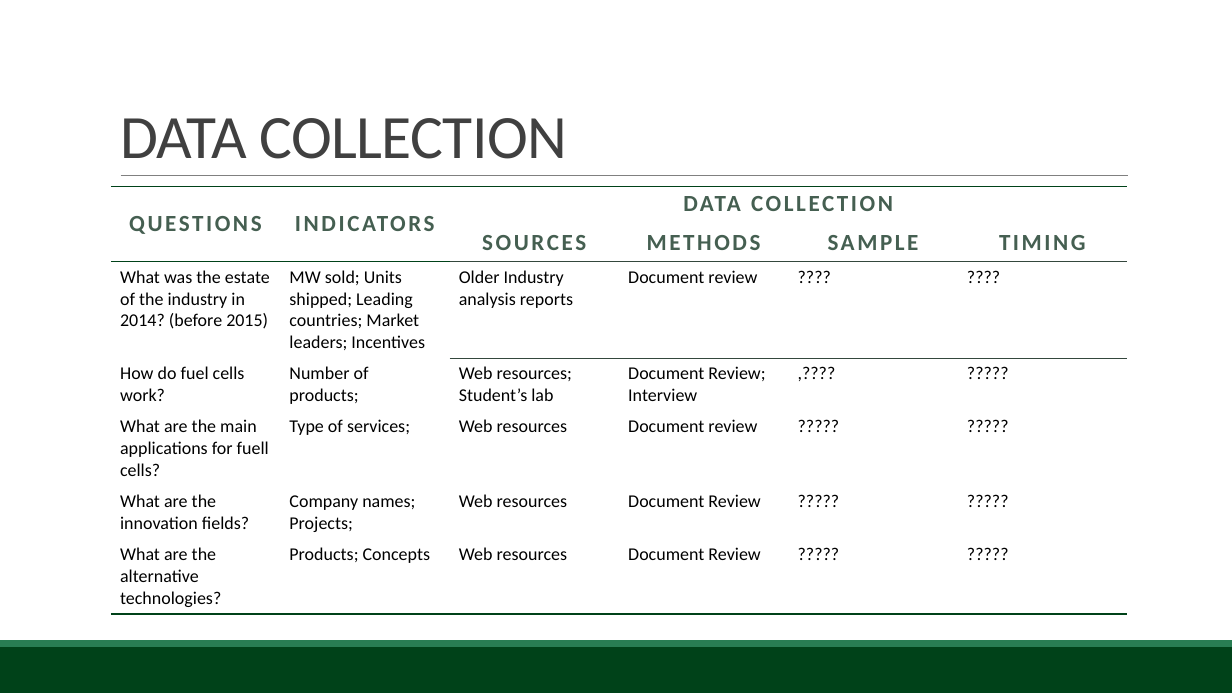
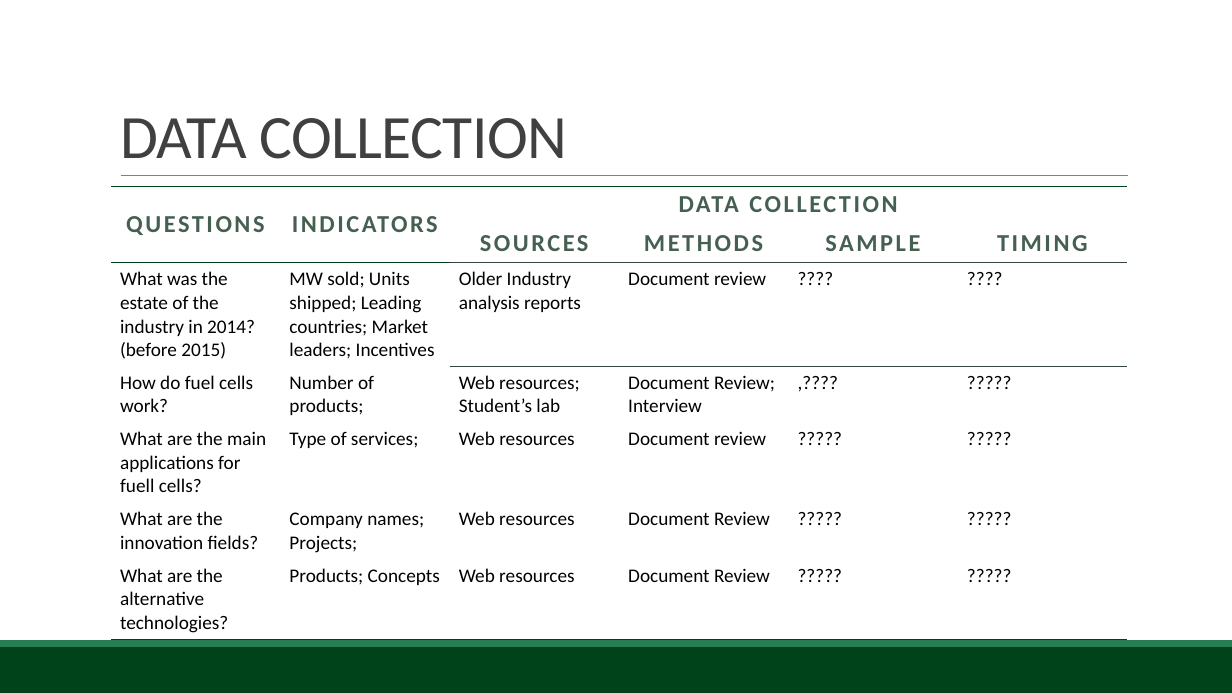
Before and after one commit to BambuGMS/Industry-Analysis-Report, a slide deck: slide 8 of Assignments/Presentations/2015.04.15Presentation_0.pptx (slide 7 before the commit). Drawn at 1232x693 pixels with LibreOffice and Linux fonts; fonts in the diff are those of the drawing; background and template pictures are left out. Boxes give left, top, right and bottom in pixels: in the first picture for what was removed or moved away, otherwise in the second. Text is boxed around its words. In the diff, an @@ line names an element or a change of style, - is before the commit and + after.

```diff
--- a/Assignments/Presentations/2015.04.15Presentation_0.pptx
+++ b/Assignments/Presentations/2015.04.15Presentation_0.pptx
@@ table at [111, 187, 1126, 637] @@
@@ size 18 to 19 pt in "QUESTIONS", "INDICATORS", "DATA COLLECTION", "SOURCES" and 3 more places @@
@@ size 14 to 15 pt in "What was the estate of the industry ...", "MW sold; Units shipped; Leading countries; Market ...", "Older Industry analysis reports", "Document review" and 26 more places @@
```
Also in this commit, not shown: 2 other slides changed, 1 slide added.
